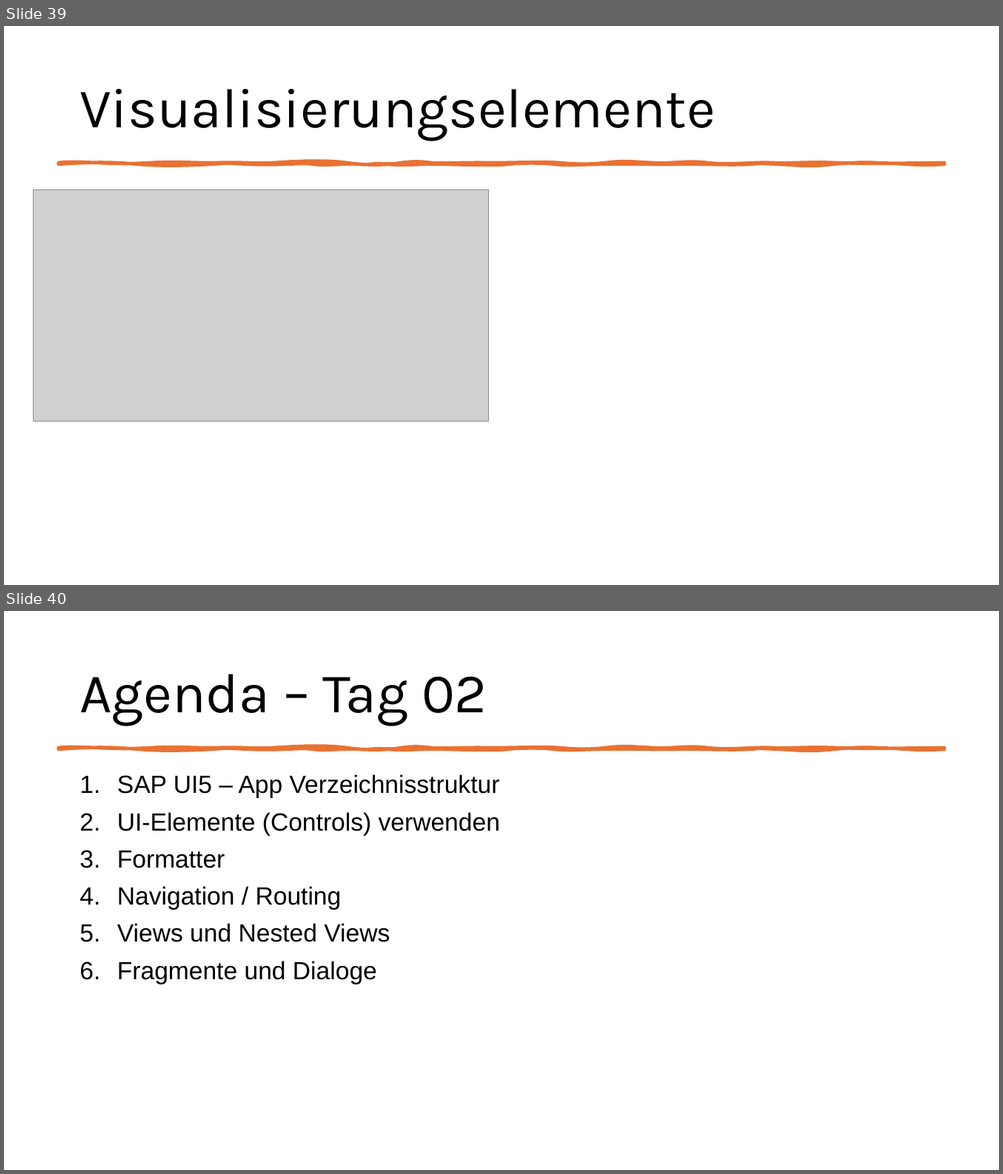
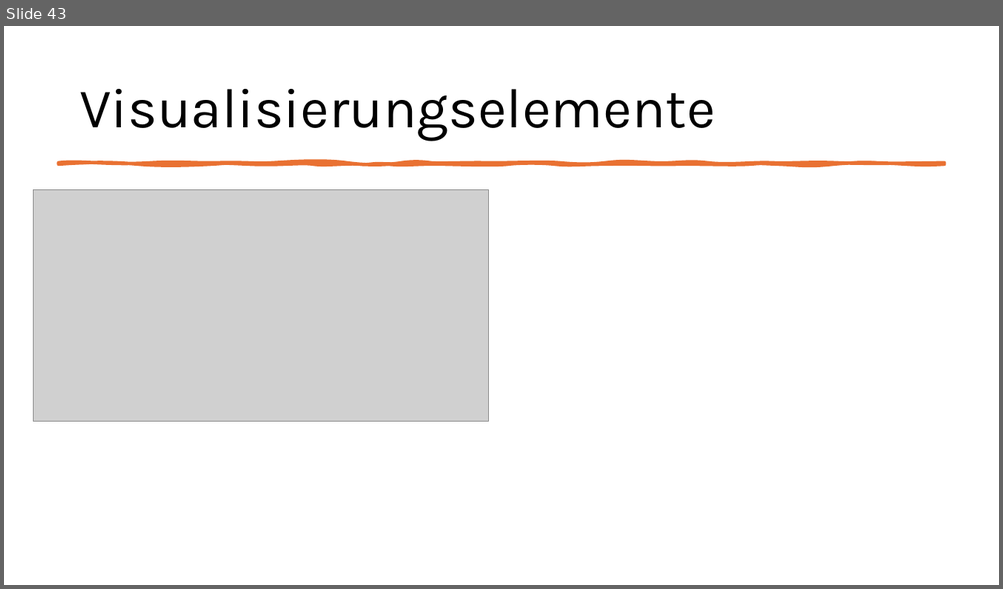
Before and after one commit to MatLange/Schulung-SAPUI5-und-Fiori, a slide deck: Präsentationsfolien/Tag02_SAPUI5-Fiori_DE.pptx. Shown one above the other, each under a label of ours: slides 39 and 40 before the commit, slide 43 after it. The pictures are 1003x1174 and 1003x589 pixels, drawn with LibreOffice and Linux fonts; fonts in the diff are those of the drawing; grey boxes stand for pictures. Boxes give left, top, right and bottom in pixels: in the first picture for what was removed or moved away, otherwise in the second. Text is boxed around its words. In the diff, an @@ line names an element or a change of style, - is before the commit and + after.

```diff
--- a/Präsentationsfolien/Tag02_SAPUI5-Fiori_DE.pptx
+++ b/Präsentationsfolien/Tag02_SAPUI5-Fiori_DE.pptx
@@ slide 40 removed at (x1=4, y1=611, x2=999, y2=1170), background #FFFFFF @@
@@ title removed at (x1=79, y1=674, x2=487, y2=726) @@
-Agenda – Tag 02
@@ freeform shape removed at (x1=59, y1=748, x2=944, y2=749) @@
@@ text removed at (x1=117, y1=775, x2=500, y2=985) @@
-1. SAP UI5 – App Verzeichnisstruktur
-2. UI-Elemente (Controls) verwenden
-3. Formatter
-4. Navigation / Routing
-5. Views und Nested Views
-6. Fragmente und Dialoge
@@ what was slide 39 is now slide 43 @@
```
Also in this commit, not shown: 4 slides changed, 1 slide added, 3 other slides removed.
